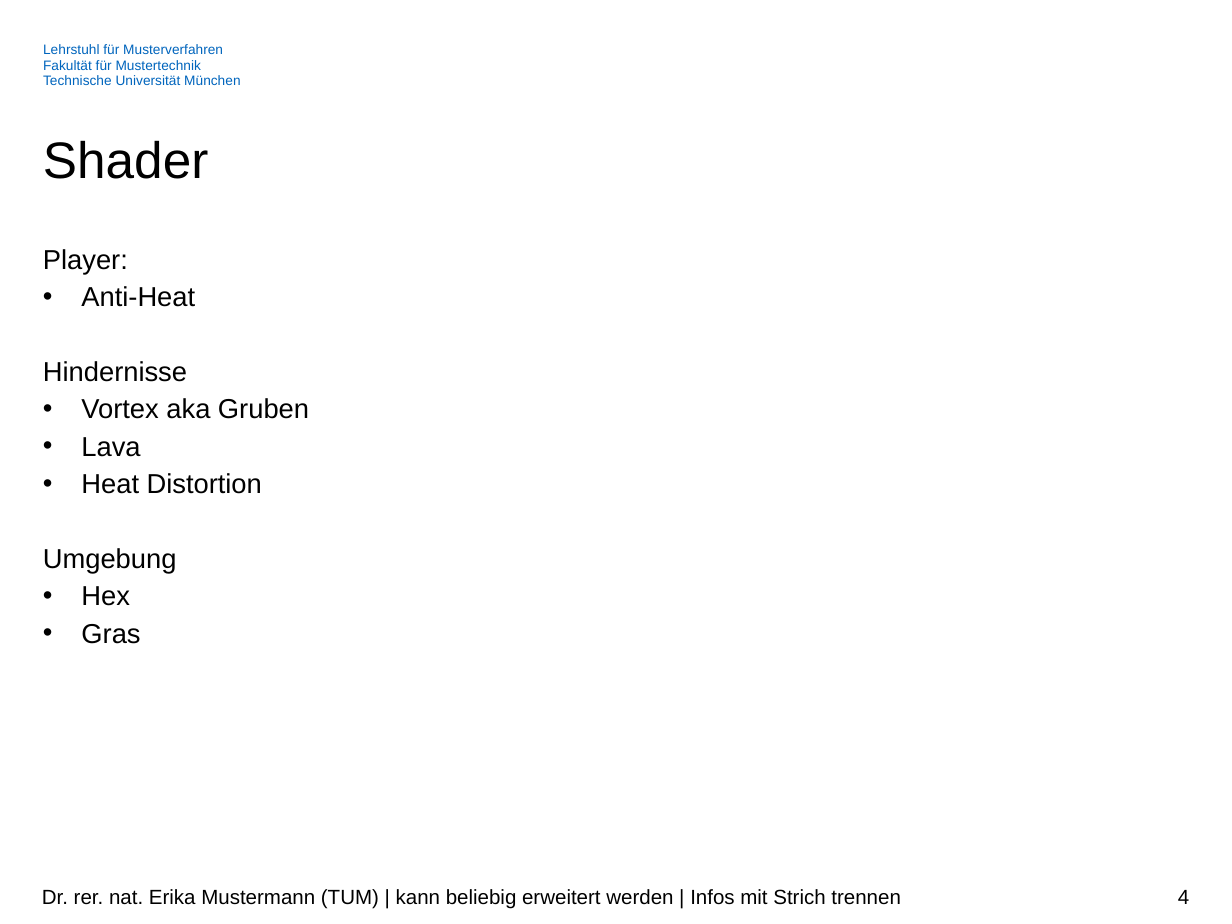
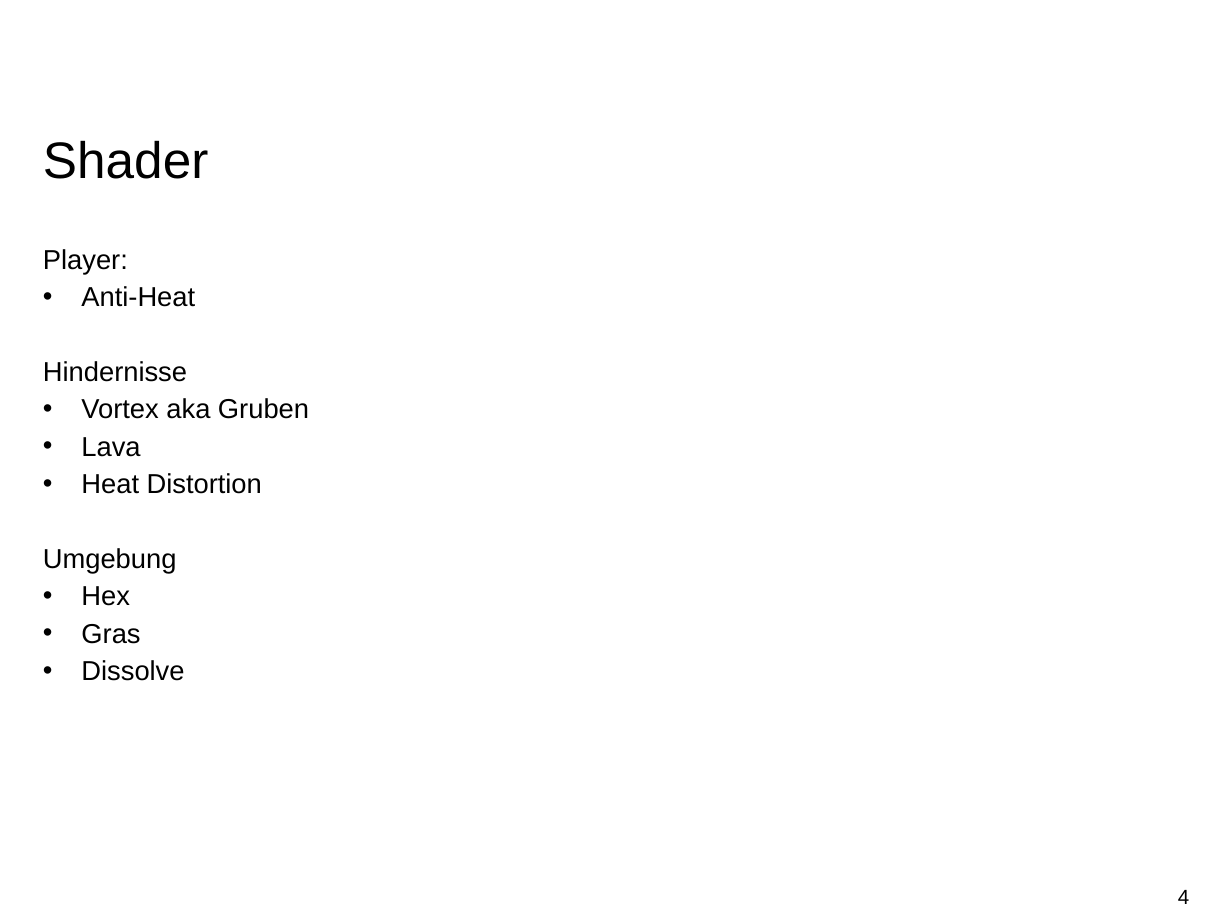
Before and after one commit to AwesomeSuri/ShaderKursWS2018-19, a slide deck: slide 4 of Documentation/Presentation.pptx. Drawn at 1232x924 pixels with LibreOffice and Linux fonts; fonts in the diff are those of the drawing; background and template pictures are left out. Boxes give left, top, right and bottom in pixels: in the first picture for what was removed or moved away, otherwise in the second. Text is boxed around its words. In the diff, an @@ line names an element or a change of style, - is before the commit and + after.

```diff
--- a/Documentation/Presentation.pptx
+++ b/Documentation/Presentation.pptx
@@ text removed at (43, 44, 240, 85) @@
-Lehrstuhl für Musterverfahren
-Fakultät für Mustertechnik
-Technische Universität München
@@ text at (81, 660, 184, 681): paragraph added @@
+• Dissolve
@@ text removed at (42, 889, 900, 909) @@
-Dr. rer. nat. Erika Mustermann (TUM) | kann beliebig erweitert werden | Infos mit Strich trennen
```
Also in this commit, not shown: 2 other slides changed, 2 slides added, 10 other files.
